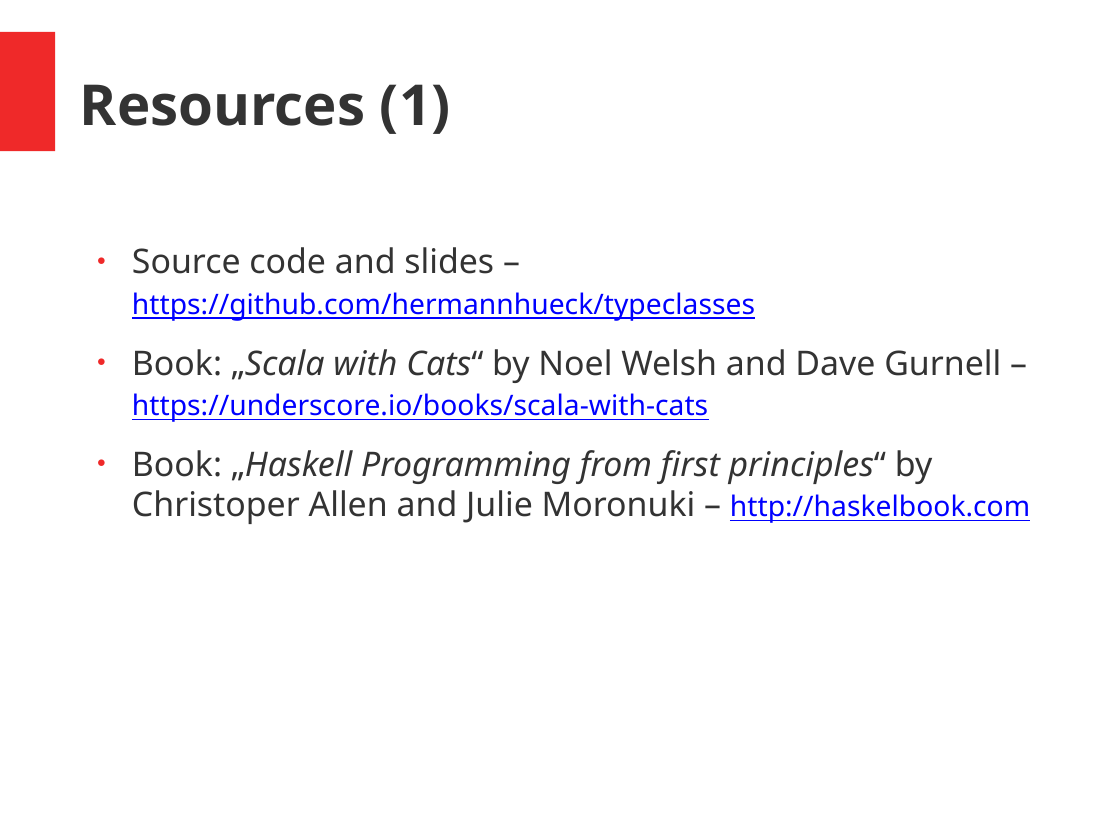
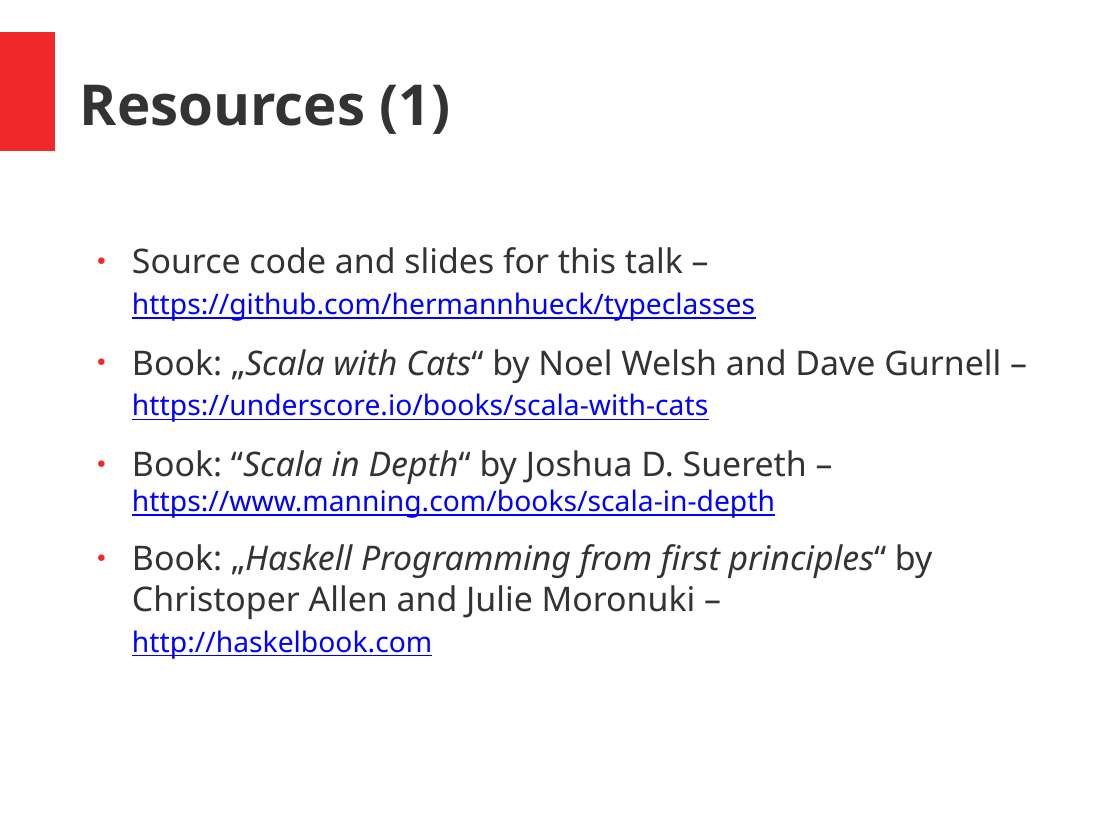
Before and after one commit to hermannhueck/typeclasses, a slide deck: slide 46 of Slides/TypeClasses.pptx (slide 45 before the commit). Drawn at 1120x840 pixels with LibreOffice and Linux fonts; fonts in the diff are those of the drawing. Boxes give left, top, right and bottom in pixels: in the first picture for what was removed or moved away, otherwise in the second. Text is boxed around its words. In the diff, an @@ line names an element or a change of style, - is before the commit and + after.

```diff
--- a/Slides/TypeClasses.pptx
+++ b/Slides/TypeClasses.pptx
@@ text at (x1=132, y1=247, x2=755, y2=321): text changed @@
-● Source code and slides – https://github.com/hermannhueck/typeclasses
+● Source code and slides for this talk – https://github.com/hermannhueck/typeclasses
@@ text at (x1=132, y1=349, x2=1001, y2=659): indent changed @@
@@ text at (x1=132, y1=450, x2=807, y2=518): paragraph added @@
+● Book: “Scala in Depth“ by Joshua D. Suereth – https://www.manning.com/books/scala-in-depth
```
Also in this commit, not shown: 34 other slides changed, 1 slide added, 1 other file.
